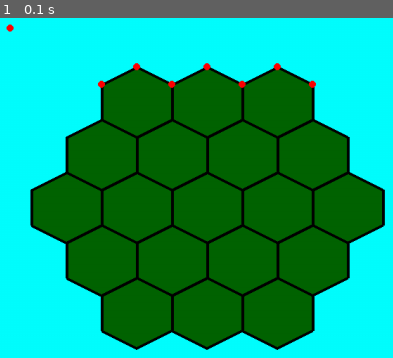
Above: before the commit, frame 1.
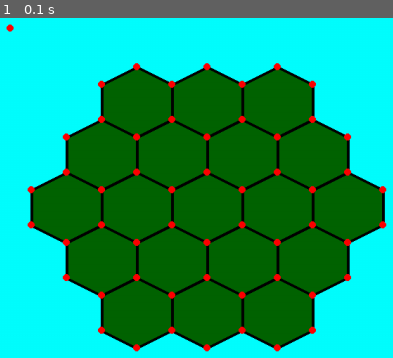
Above: after the commit, the same moment.

Repository: reeeeverb/pygame-experiments
Game: pygame game, started from main.py
Two runs of this game, one before a commit and one after it. Both use one fixed random seed, a clock stepped at 60 frames per second and the inputs below.
Inputs:
- Up to frame 1 (0.1 s): no input

The runs differ from the first frame. In frame 1, 1.7% of the frame differs, in the area x 6-99%, y 28-99%.

Commit message:
array_tile

Diff:
--- a/main.py
+++ b/main.py
@@ -34,18 +34,29 @@
     draw_tile(x+100,y+300,terrains[17])
     draw_tile(x+200,y+300,terrains[18])
     pygame.draw.circle(screen,"red",(20,20),5)
-    array_tile(150,100,3)
-
-def array_tile(x,y,r):
+    out = []
+    out+=(array_tile(150,100,3))
+    out+=(array_tile(100,175,4))
+    out+=(array_tile(50,250,5))
+    out+=(array_tile(50,300,5,True))
+    out+=(array_tile(100,375,4,True))
+    out+=(array_tile(150,450,3,True))
+    print(len(out))
+def array_tile(x,y,r,inverted=False):
     #150,100
     result = []
     result.append((x,y))
     for i in range(r):
-        result.append((x+50,y-25))
-        result.append((x+100,y))
+        if inverted:
+            result.append((x+50,y+25))
+            result.append((x+100,y))
+        else:
+            result.append((x+50,y-25))
+            result.append((x+100,y))
         x +=100
     for c in result:
         pygame.draw.circle(screen,"red",(c[0],c[1]),5)
+    return result
 
 
 while running:
